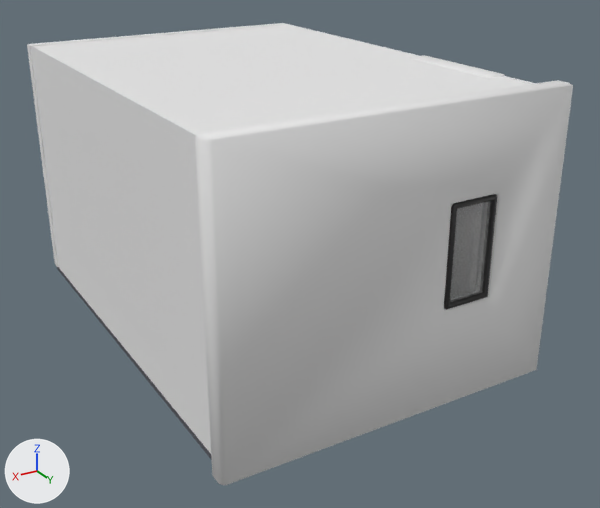
The FBX model Assets/Blender Models/container/containerTor2021.fbx: old version first, new version second.
The view is the same before and after, from a 50 mm lens placed at (27.2, 65.1, 28.3), pointed at (-0.6, 18.7, 5.1). Lighting does not change. The marker at lower left points along +X, +Y and +Z. Where no turn or scale is listed for an object, it has been applied to the vertices.

The first picture shows 'backWallTor2021', 'ceilingTor2021', 'floorTor2021', 'middleWallTor2021', 'sdeWallTallTor2021', 'sideWallBackTor2021', 'sideWallTor2021', 'windowFrameTor2021', 'windowTor2021'.
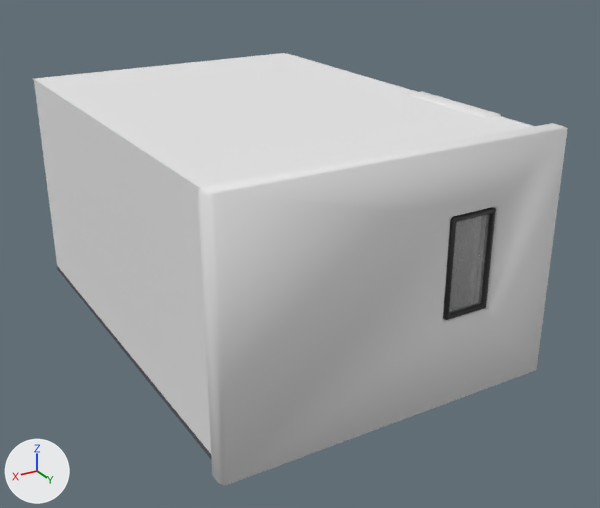
Where the newer file only moved an object's origin or applied its transform, the numbers keep the older frame.

Boxes (x1, y1, x2, y2) around the edits, measured in the pictures (600 x 508 px; the box of a moved part takes in the faces that stretch with it):
```json
{"object": "backWallTor2021", "change": "reshaped", "before": [195, 80, 573, 485], "after": [198, 123, 568, 485], "on screen": "11% shorter"}
{"object": "ceilingTor2021", "change": "mesh moved", "before": [32, 25, 531, 135], "after": [33, 53, 531, 188]}
{"object": "sideWallTor2021", "change": "reshaped", "before": [30, 45, 211, 453], "after": [34, 79, 211, 453], "on screen": "8% shorter"}
{"object": "middleWallTor2021", "change": "deleted", "before": [27, 23, 287, 267]}
{"object": "sdeWallTallTor2021", "change": "mesh rescaled", "before": [409, 55, 505, 78], "after": [407, 91, 501, 118]}
{"object": "sideWallBackTor2021", "change": "reshaped", "before": [287, 24, 536, 84], "after": [286, 53, 534, 127]}
{"part": 2, "of": "me_plane_070", "change": "moved or reshaped", "before": [195, 80, 573, 332], "after": [198, 123, 568, 332]}
{"part": 3, "of": "me_plane_070", "change": "moved or reshaped", "before": [227, 193, 536, 485], "after": [229, 206, 536, 484]}
```

Edits to the scene script, one JSON object a line:
```json
{"block": "me_plane_076", "where": "me_plane_076.from_pydata(...)  # 4 vertices, 1 face; spans x 0.0, y -15.8..15.8, z -9.0..9.0"}
{"block": "me_plane_076", "where": "# used by ob_sidewallbacktor2021; location = (-10.28, 16.02, 9.05)"}
{"block": "me_plane_076", "change": "me_plane_076 part 4"}
{"op": "set", "path": "me_plane_076.vertices[0].co", "old": "(0.0, 15.8, 9.0)", "new": "(0.0, 15.8, 6.5)"}
{"op": "set", "path": "me_plane_076.vertices[2].co", "old": "(0.0, -15.8, 9.0)", "new": "(0.0, -15.8, 6.5)", "note": "pixel (286, 23) -> pixel (286, 52)"}
{"block": "me_plane_074", "where": "me_plane_074.from_pydata(...)  # 24 vertices, 26 faces; spans x -0.7..0.7, y -4.0..4.0, z -9.4..9.4"}
{"block": "me_plane_074", "where": "# used by ob_sdewalltalltor2021; location = (-9.98, 22.81, 8.74)"}
{"block": "me_plane_074", "change": "me_plane_074 part 6: the whole mesh is scaled about its middle by (1, 1, 0.864), then moved by (0.0, 0.0, -1.3)"}
{"block": "me_plane_070", "where": "me_plane_070.from_pydata(...)  # 48 vertices, 56 faces; spans x -10.8..12.4, y 62.5..63.8, z -10.4..8.7"}
{"block": "me_plane_070", "where": "# used by ob_backwalltor2021; location = (-0.04, -31.6, 9.74)"}
{"block": "me_plane_070", "change": "me_plane_070 part 2: all 12 vertices in x -10.8..12.4, y 62.5..63.8, z 8.5..8.7 are moved by (0.0, 0.0, -2.5)"}
{"block": "me_plane_070", "change": "me_plane_070 part 3: all 24 vertices in x -5.8..-2.1, y 62.5..63.8, z -3.8..3.0 are moved by (0.0, 0.0, -0.8)"}
{"block": "me_plane_077", "where": "me_plane_077.from_pydata(...)  # 4 vertices, 1 face; spans x 0.0, y -15.6..15.6, z -9.0..9.0"}
{"block": "me_plane_077", "where": "# used by ob_sidewalltor2021; location = (11.92, 15.78, 9.05)"}
{"block": "me_plane_077", "change": "me_plane_077 part 1"}
{"op": "set", "path": "me_plane_077.vertices[1].co", "old": "(0.0, 15.6, 9.0)", "new": "(0.0, 15.6, 6.5)"}
{"op": "set", "path": "me_plane_077.vertices[3].co", "old": "(0.0, -15.6, 9.0)", "new": "(0.0, -15.6, 6.5)", "note": "pixel (29, 44) -> pixel (33, 78)"}
{"block": "me_plane_071", "where": "me_plane_071.from_pydata(...)  # 4 vertices, 1 face; spans x -11.1..11.1, y -15.9..15.9, z 0.0"}
{"block": "me_plane_071", "where": "# used by ob_ceilingtor2021; location = (0.82, 15.55, 18.02)"}
{"block": "me_plane_071", "change": "me_plane_071 part 5: the whole mesh is moved by (0.0, 0.0, -2.5)"}
{"op": "remove", "block": "ob_middlewalltor2021", "code": ["ob_middlewalltor2021 = bpy.data.objects.new('middleWallTor2021', me_plane_073)", "ob_middlewalltor2021.location = (-0.04, 0.45, 9.74)"]}
```
